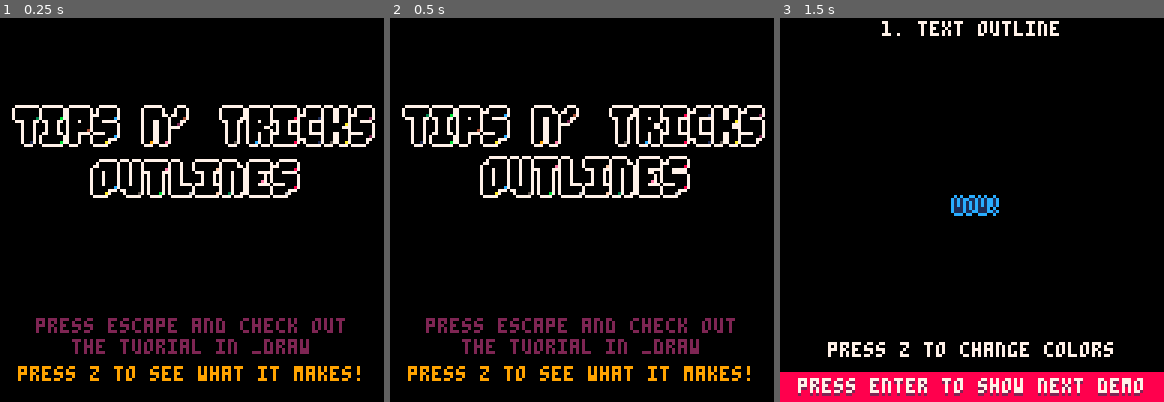
Above: before the commit, frames 1-3 (left to right).
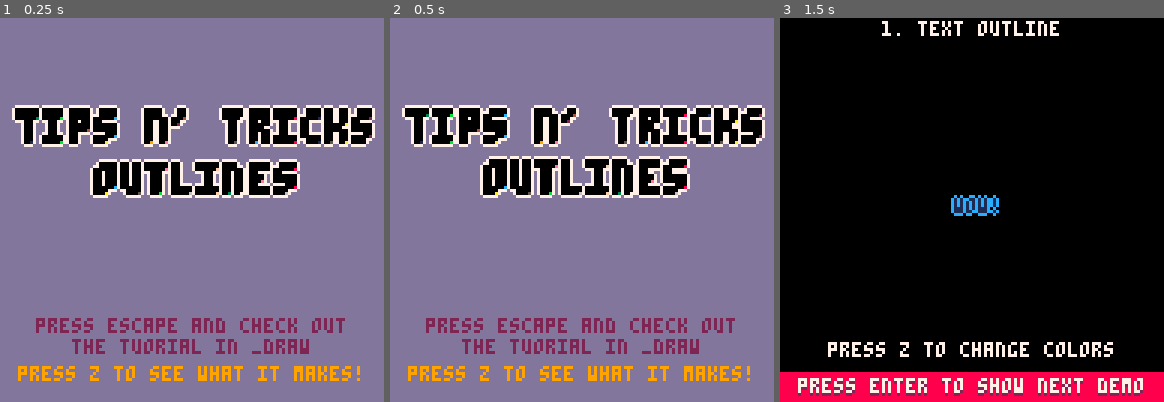
Above: after the commit, the same moments.

Repository: freeCodeCampGuam/GameDevBootcamp
Game: PICO-8 cartridge tips_n_tricks/explain_outline.p8
Same seed, same stepped clock (60 frames per second), same inputs: the game is played once before the commit and once after it.
Inputs:
- Up to frame 1 (0.25 s): no input
- Up to frame 2 (0.5 s): tap X (X key) at 0.33 s
- Up to frame 3 (1.5 s): tap O (Z key) at 0.7 s; tap X (X key) at 1.07 s

The runs differ from the first frame. In frame 1, 84% of the frame differs, in the area x 0-100%, y 0-100%; in frame 2, 84%; in frame 3, nothing differs.

Commit message:
title color

Diff:
--- a/tips_n_tricks/explain_outline.p8
+++ b/tips_n_tricks/explain_outline.p8
@@ -307,6 +307,7 @@
 			if(pget(x,y)!=0)add(m, {x=x,y=y})
 		end end
 	end
+	cls(13)
 	t += .005
 	pxy = {x=7 , y=30 + cos(t)*2}
 
